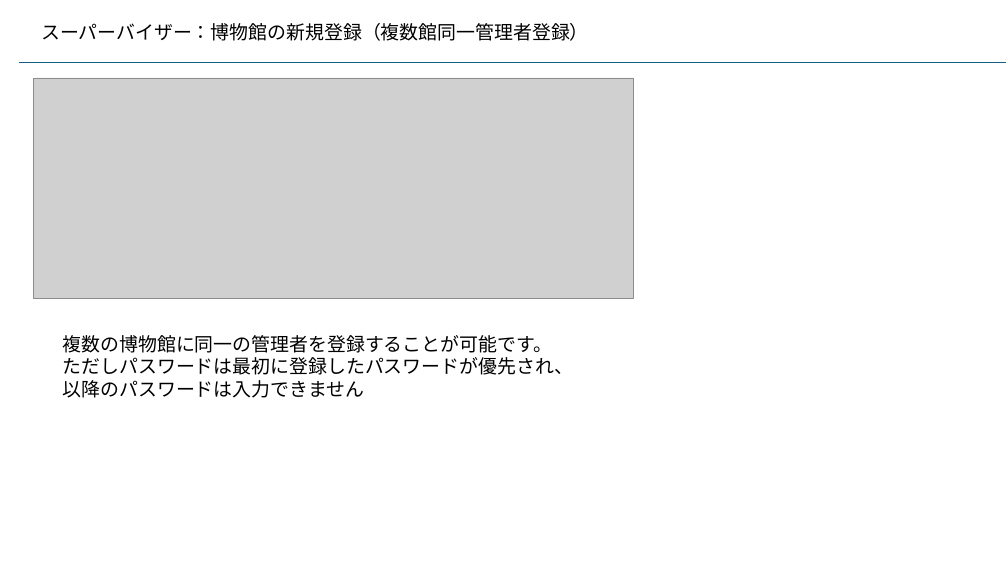
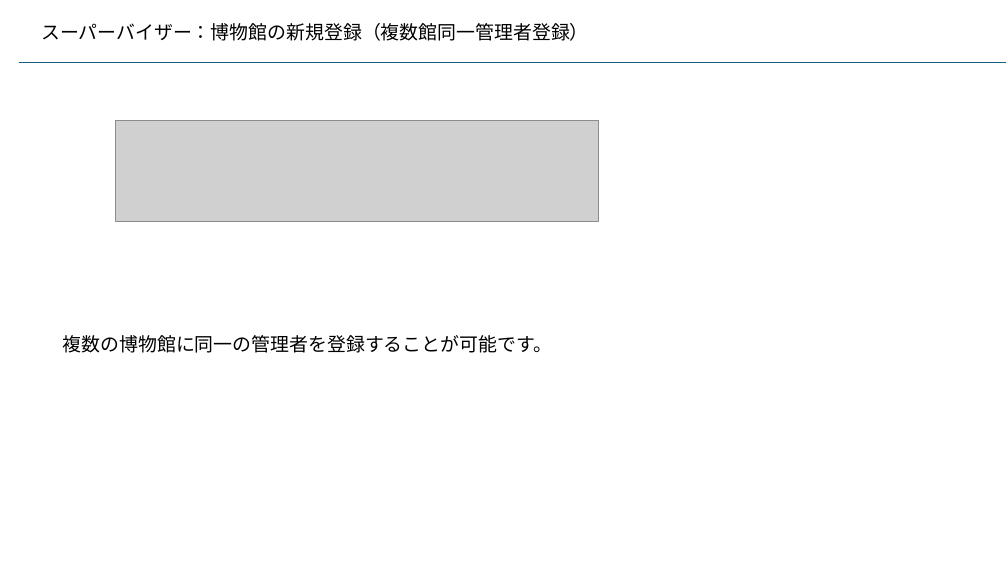
Before and after one commit to kaze-lab/museum_app_proj, a slide deck: slide 17 of 展示物アプリ仕様.pptx. Drawn at 1008x567 pixels with LibreOffice and Linux fonts; fonts in the diff are those of the drawing; grey boxes stand for pictures. Boxes give left, top, right and bottom in pixels: in the first picture for what was removed or moved away, otherwise in the second. Text is boxed around its words. In the diff, an @@ line names an element or a change of style, - is before the commit and + after.

Commit message:
編集者登録まで完了

```diff
--- a/展示物アプリ仕様.pptx
+++ b/展示物アプリ仕様.pptx
@@ picture removed at <box>34,78,634,299</box> @@
@@ picture added at <box>116,120,598,221</box> @@
@@ text at <box>63,335,552,353</box>: text changed @@
-複数の博物館に同一の管理者を登録することが可能です。
-ただしパスワードは最初に登録したパスワードが優先され、
-以降のパスワードは入力できません
+複数の博物館に同一の管理者を登録することが可能です。
```
Also in this commit, not shown: 3 other slides changed, 8 slides added, 8 other files.
